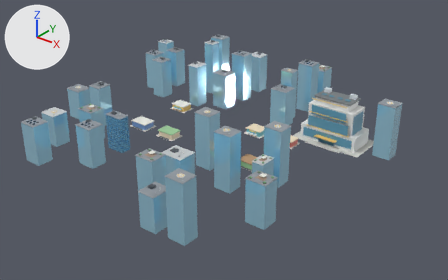
Two versions of the glTF model smartcity-ioc/assets/models/smartcity/buildings.glb, one commit apart.
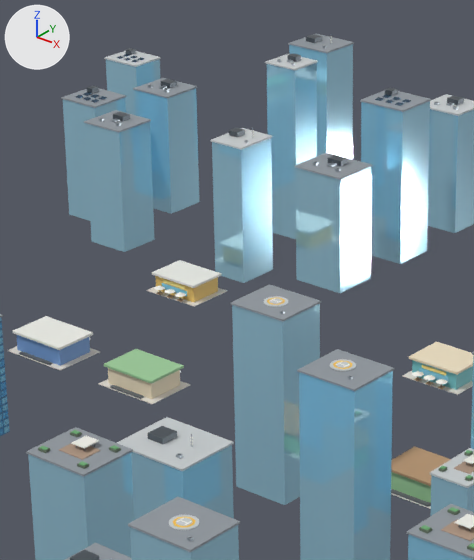
The first picture shows the older version from a 50 mm lens placed at (156.3, -187.8, 115.7), pointed at (7.9, -2.3, 0.6). The close-ups show the older and then the newer version on the part from 28% to 59% of the width and 9% to 67% of the height of that picture. Only the edits that show in the close-ups are written down. Every picture has the same lights, and +X, +Y and +Z are marked at upper left. Where no turn or scale is listed for an object, it has been applied to the vertices.

In view in the first close-up: 'building-A1', 'building-E1', 'building-E5', 'building-F1', 'building-F1-roof', 'building-F2', 'building-F4', 'building-F5', 'building-F6', 'building-F8', 'building-F8-roof', 'rooftop-detail-building-F1-plantroom-085', 'urban-fill-building-NE', 'urban-fill-building-SE', 'urban-fill-building-WN' and 74 more.
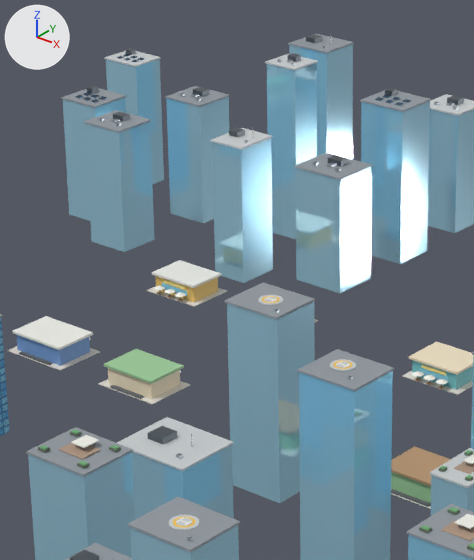
Location of each change, (x1, y1, x2, y2) in pixels of the close-ups (474 x 560 px):
```json
{"object": "building-F8", "change": "moved", "before": [232, 304, 320, 505], "after": [227, 302, 315, 503]}
{"object": "building-F1", "change": "moved", "before": [135, 89, 199, 214], "after": [166, 97, 229, 223]}
{"object": "building-F8-roof", "change": "moved", "before": [230, 284, 321, 322], "after": [224, 283, 315, 320]}
{"object": "building-F1-roof", "change": "moved", "before": [133, 78, 197, 99], "after": [165, 86, 230, 107]}
{"object": "rooftop-detail-building-F1-plantroom-085", "change": "moved", "before": [161, 79, 177, 88], "after": [193, 87, 209, 97]}
```

Scene script edits in JSON lines:
```json
{"op": "set", "path": "ob_building_f1.location", "old": "(-55.1, 36.6, 9.0)", "new": "(-48.7, 36.6, 9.0)"}
{"op": "set", "path": "ob_rooftop_detail_building_f1_plantroom_085.location", "old": "(-55.1, 37.3, 18.6)", "new": "(-48.7, 37.3, 18.6)"}
{"op": "set", "path": "ob_building_f1_roof.location", "old": "(-55.1, 36.6, 18.1)", "new": "(-48.7, 36.6, 18.1)"}
{"op": "set", "path": "ob_building_f8.location", "old": "(16.3, -22.8, 11.3)", "new": "(15.5, -22.8, 11.3)"}
{"op": "set", "path": "ob_building_f8_roof.location", "old": "(16.3, -22.8, 22.6)", "new": "(15.4, -22.8, 22.6)"}
```
